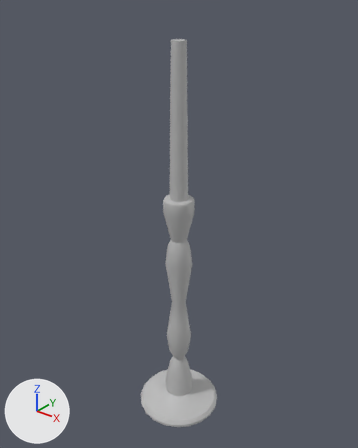
Renders of the FBX model Editor/Assets/IronWrought/Mesh/Props/EN_P_Candle.fbx from each side of a commit.
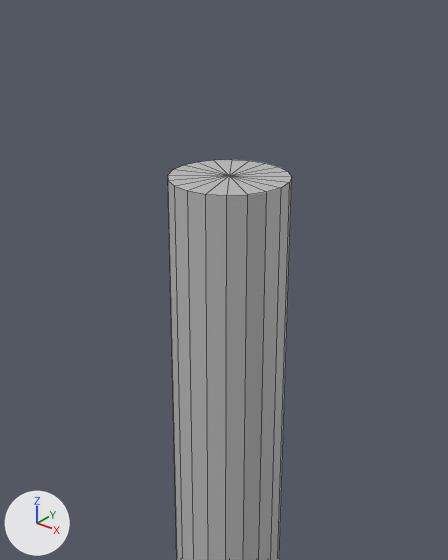
Old and new are each drawn whole from a 50 mm camera at (0.1785, -0.223, 0.2855) aimed at (-0.0032, 0.0042, 0.1447) and again close up from a 50 mm camera at (0.0262, -0.0334, 0.2703) aimed at (0.003, -0.0043, 0.2523). Lighting does not change. The marker at lower left points along +X, +Y and +Z. The close-ups show mesh edges as thin lines. Where no turn or scale is listed for an object, it has been applied to the vertices.

In view in the first close-up: 'EN_P_Candle'.
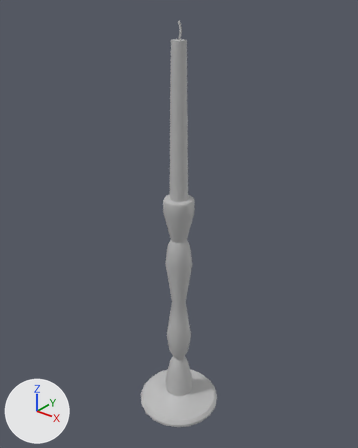
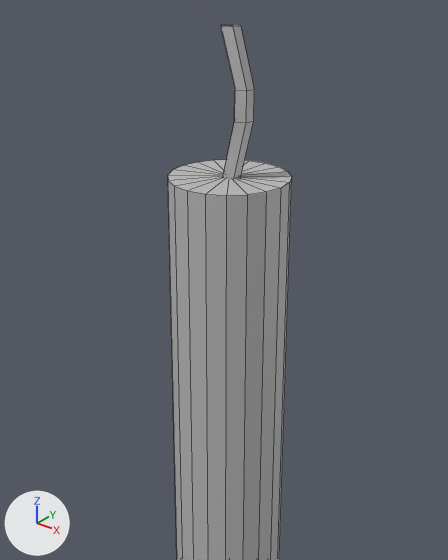
Where the change shows, as pixel boxes [x1, y1, x2, y2] in the close-ups (448 x 560 px):
'EN_P_Candle', reshaped: before [168, 160, 292, 560]; after [168, 25, 292, 560]
part 1 of me_mesh, added: after [220, 25, 254, 179]

The edits, one by one:
me_mesh is used by ob_en_p_candle; location (0.0, 0.0, 0.0).
me_mesh had 422 vertices, 440 faces and spanned x -0.029..0.029, y -0.029..0.029, z 0.0..0.258.
me_mesh now has 443 vertices, 460 faces and spans x -0.029..0.029, y -0.029..0.029, z 0.0..0.268.
me_mesh part 1: a new loose piece of 21 vertices spanning x -0.001..0.002, y -0.001..0.001, z 0.257..0.268, in mat_lambert1 (grey #bcbcbc).
